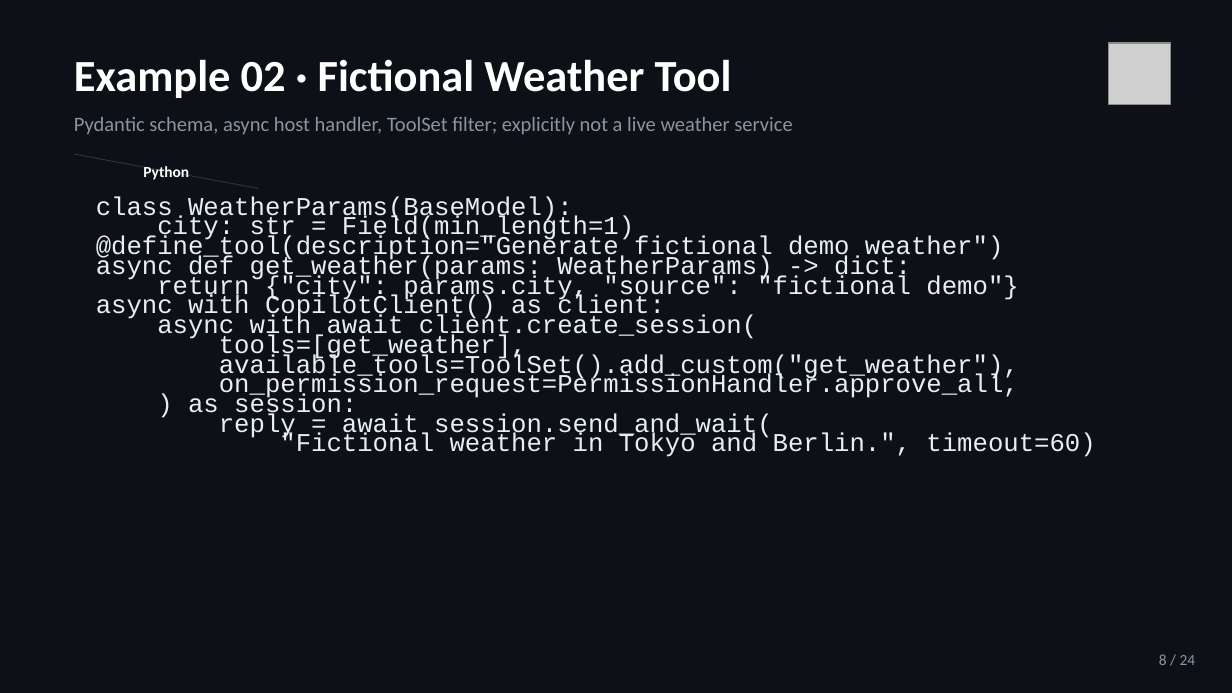
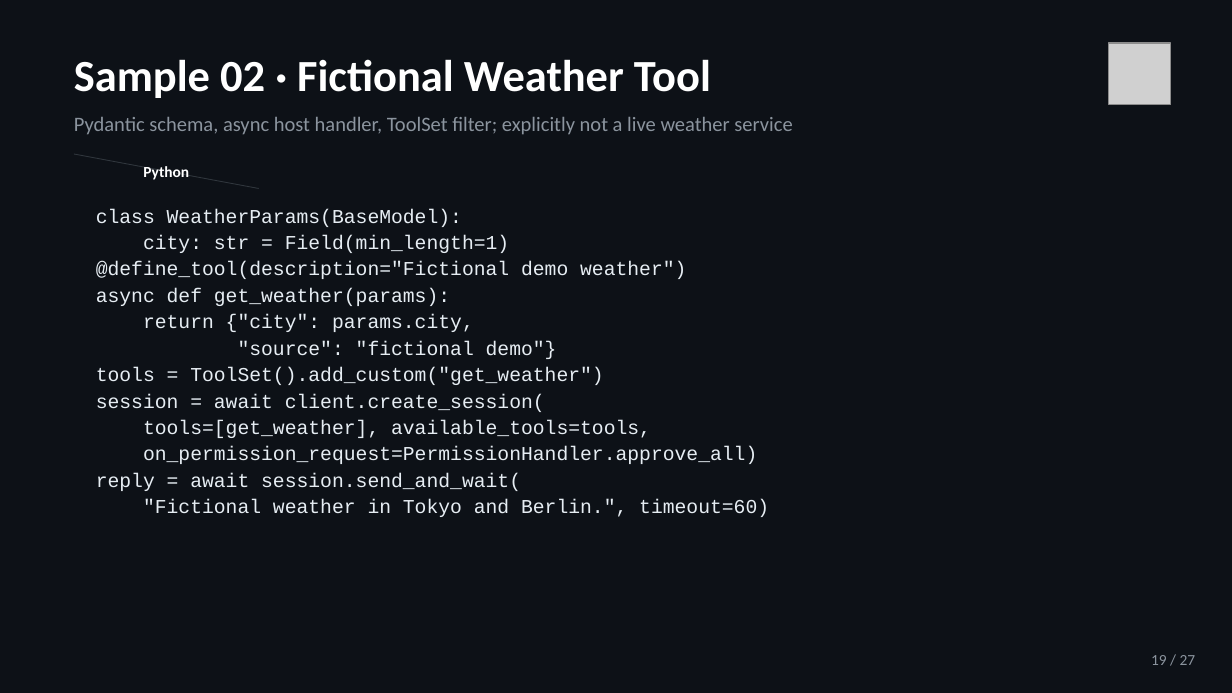
Before and after one commit to jeffrey-groneberg/ghcp_sdk, a slide deck: slide 19 of GitHub-Copilot-SDK.pptx (slide 8 before the commit). Drawn at 1232x693 pixels with LibreOffice and Linux fonts; fonts in the diff are those of the drawing; grey boxes stand for pictures. Boxes give left, top, right and bottom in pixels: in the first picture for what was removed or moved away, otherwise in the second. Text is boxed around its words. In the diff, an @@ line names an element or a change of style, - is before the commit and + after.

```diff
--- a/GitHub-Copilot-SDK.pptx
+++ b/GitHub-Copilot-SDK.pptx
@@ text at (74, 59, 711, 98): text changed @@
-Example 02 · Fictional Weather Tool
+Sample 02 · Fictional Weather Tool
@@ text at (96, 209, 769, 517): size 15 to 11.5 pt in "class WeatherParams(BaseModel):", "city: str = Field(min_length=1)", "reply = await session.send_and_wait(", ""Fictional weather in Tokyo and Berlin.", timeout=60)"; line spacing 11.6pt to 1.12 @@
@@ text at (96, 261, 757, 464): text changed; size 15 to 11.5 pt @@
-@define_tool(description="Generate fictional demo weather")
-async def get_weather(params: WeatherParams) -> dict:
-return {"city": params.city, "source": "fictional demo"}
-async with CopilotClient() as client:
-async with await client.create_session(
-tools=[get_weather],
-available_tools=ToolSet().add_custom("get_weather"),
-on_permission_request=PermissionHandler.approve_all,
-) as session:
+@define_tool(description="Fictional demo weather")
+async def get_weather(params):
+return {"city": params.city,
+"source": "fictional demo"}
+tools = ToolSet().add_custom("get_weather")
+session = await client.create_session(
+tools=[get_weather], available_tools=tools,
+on_permission_request=PermissionHandler.approve_all)
@@ text at (1151, 655, 1196, 665): text changed @@
-8 / 24
+19 / 27
```
Also in this commit, not shown: 23 other slides changed, 3 slides added, 2 other files.
